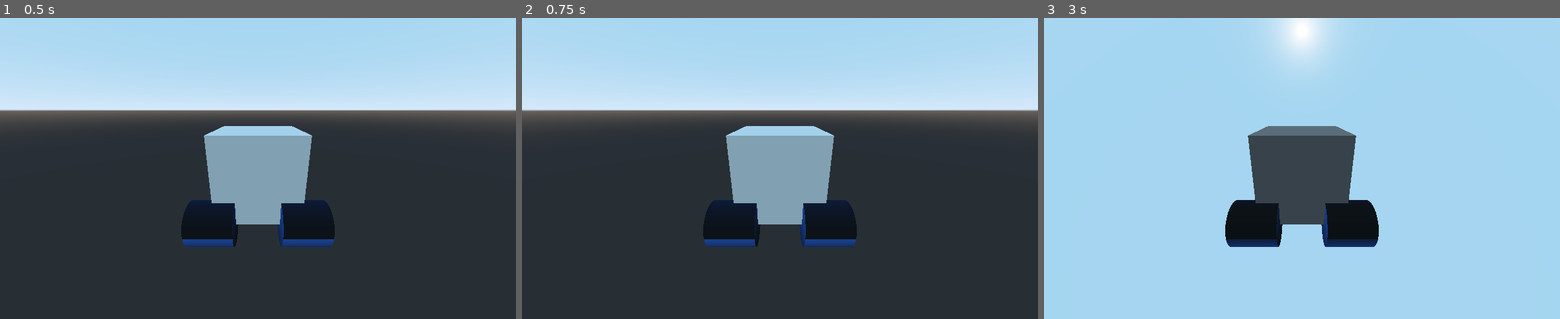
Above: before the commit, frames 1-3 (left to right).
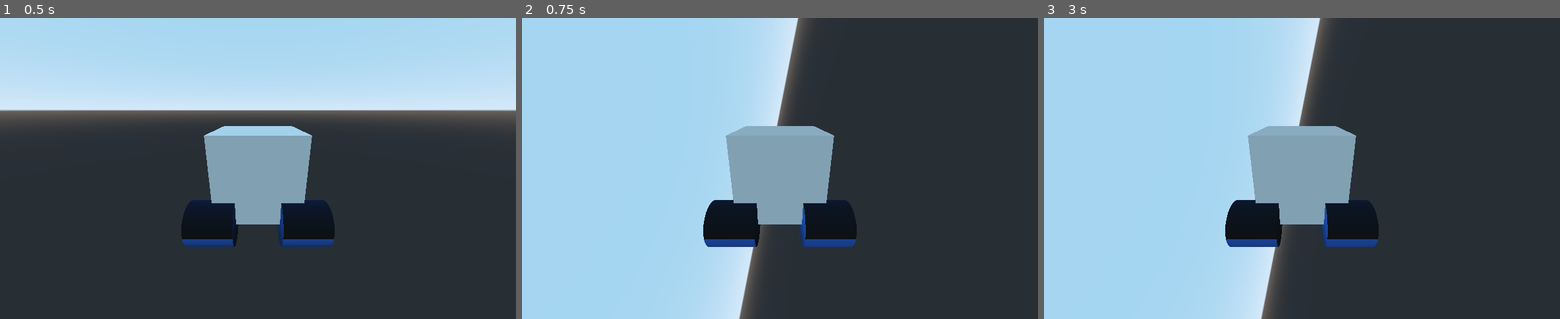
Above: after the commit, the same moments.

Repository: Lurkki14/TorpedoAlliance
Game: Godot game, scene res://Car.tscn
The game is run twice, just before and just after one commit, with the same random seed, the same clock (stepped at 60 frames per second) and the same inputs. The project has no main scene, so this scene is started directly.
Inputs (mouse positions are in pixels of both pictures, inside the frame that each line leads up to):
- Up to frame 1 (0.5 s): no input
- Up to frame 2 (0.75 s): tap Enter at 0.5 s; move the mouse to (893, 153) at 0.52 s; hold E (car_roll_right, bound only after the commit) from 0.53 s (still down); right-click (893, 153) at 0.6 s
- Up to frame 3 (3 s): right-click (1415, 153) at 0.77 s; right-click (1415, 153) at 1.07 s; tap Space at 1.25, 2.75 s; move the mouse to (1198, 183) at 1.27 s; release E (car_roll_right, bound only after the commit) at 1.28 s; hold Q (car_roll_left, bound only after the commit) 1.28-2.03 s; right-click (1198, 183) at 1.35 s; right-click (1198, 183) at 1.52 s; right-click (1198, 183) at 1.82 s; tap Enter at 2 s; move the mouse to (1353, 102) at 2.02 s; hold E (car_roll_right, bound only after the commit) 2.03-2.78 s; right-click (1353, 102) at 2.1 s; move the mouse to (1276, 228) at 2.77 s; hold S (car_pitch_up) from 2.78 s (still down); right-click (1276, 228) at 2.85 s

Frame 1 is identical in both runs. In frame 2, 50% of the frame differs, in the area x 0-100%, y 0-100%; in frame 3, 55%, in the area x 35-100%, y 0-100%.

Commit message:
add roll to car

Diff:
--- a/VehicleBody.gd
+++ b/VehicleBody.gd
@@ -17,6 +17,7 @@
 export var engine_force_value = 400
 
 func countertorque() -> Vector3:
+	# FIXME reported angular velocity seems to reach infinity in some cases
 	var vel_vec = get_angular_velocity()
 	var magnitude = sqrt(pow(2, vel_vec.x) + pow(2, vel_vec.y) + pow(2, vel_vec.z))
 	if magnitude < 0.1:
@@ -25,7 +26,7 @@
 	var ang_vel = sqrt(ang_vel_sqr)
 	if ang_vel < 0.1:
 		return Vector3(0, 0, 0)
-	var ct_magnitude =  (-pitch_force / 32) * ang_vel_sqr
+	var ct_magnitude =  (-pitch_force / 16) * ang_vel_sqr
 	var ct = Vector3(ct_magnitude*vel_vec.x/ang_vel, ct_magnitude*vel_vec.y/ang_vel, ct_magnitude*vel_vec.z/ang_vel)
 	return ct
 
@@ -49,18 +50,26 @@
 		car_jump -= 1
 
 	var ct = countertorque()
+	apply_torque_impulse(ct)
+	print(ct)
 
 	if Input.is_action_pressed("car_pitch_up") and car_jump < 2:
-		apply_torque_impulse(ct - torque(get_global_transform().basis.x, pitch_force))
+		apply_torque_impulse(-torque(get_global_transform().basis.x, pitch_force))
 
 	if Input.is_action_pressed("car_pitch_down") and car_jump < 2:
-		apply_torque_impulse(ct + torque(get_global_transform().basis.x, pitch_force))
+		apply_torque_impulse(torque(get_global_transform().basis.x, pitch_force))
 
 	if Input.is_action_pressed("car_yaw_left") and car_jump < 2:
-		apply_torque_impulse(ct + torque(get_global_transform().basis.y, pitch_force))
+		apply_torque_impulse(torque(get_global_transform().basis.y, pitch_force))
 
 	if Input.is_action_pressed("car_yaw_right") and car_jump < 2:
-		apply_torque_impulse(ct - torque(get_global_transform().basis.y, pitch_force))
+		apply_torque_impulse(-torque(get_global_transform().basis.y, pitch_force))
+
+	if Input.is_action_pressed("car_roll_right") and car_jump < 2:
+		apply_torque_impulse(torque(get_global_transform().basis.z, pitch_force))
+
+	if Input.is_action_pressed("car_roll_left") and car_jump < 2:
+		apply_torque_impulse(-torque(get_global_transform().basis.z, pitch_force))
 
 	if Input.is_action_pressed("car_steer_left"):
 		steer_target = STEER_LIMIT
--- a/project.godot
+++ b/project.godot
@@ -66,6 +66,16 @@
 "events": [ Object(InputEventKey,"resource_local_to_scene":false,"resource_name":"","device":0,"alt":false,"shift":false,"control":false,"meta":false,"command":false,"pressed":false,"scancode":68,"unicode":0,"echo":false,"script":null)
  ]
 }
+car_roll_left={
+"deadzone": 0.5,
+"events": [ Object(InputEventKey,"resource_local_to_scene":false,"resource_name":"","device":0,"alt":false,"shift":false,"control":false,"meta":false,"command":false,"pressed":false,"scancode":81,"unicode":0,"echo":false,"script":null)
+ ]
+}
+car_roll_right={
+"deadzone": 0.5,
+"events": [ Object(InputEventKey,"resource_local_to_scene":false,"resource_name":"","device":0,"alt":false,"shift":false,"control":false,"meta":false,"command":false,"pressed":false,"scancode":69,"unicode":0,"echo":false,"script":null)
+ ]
+}
 
 [rendering]
 
